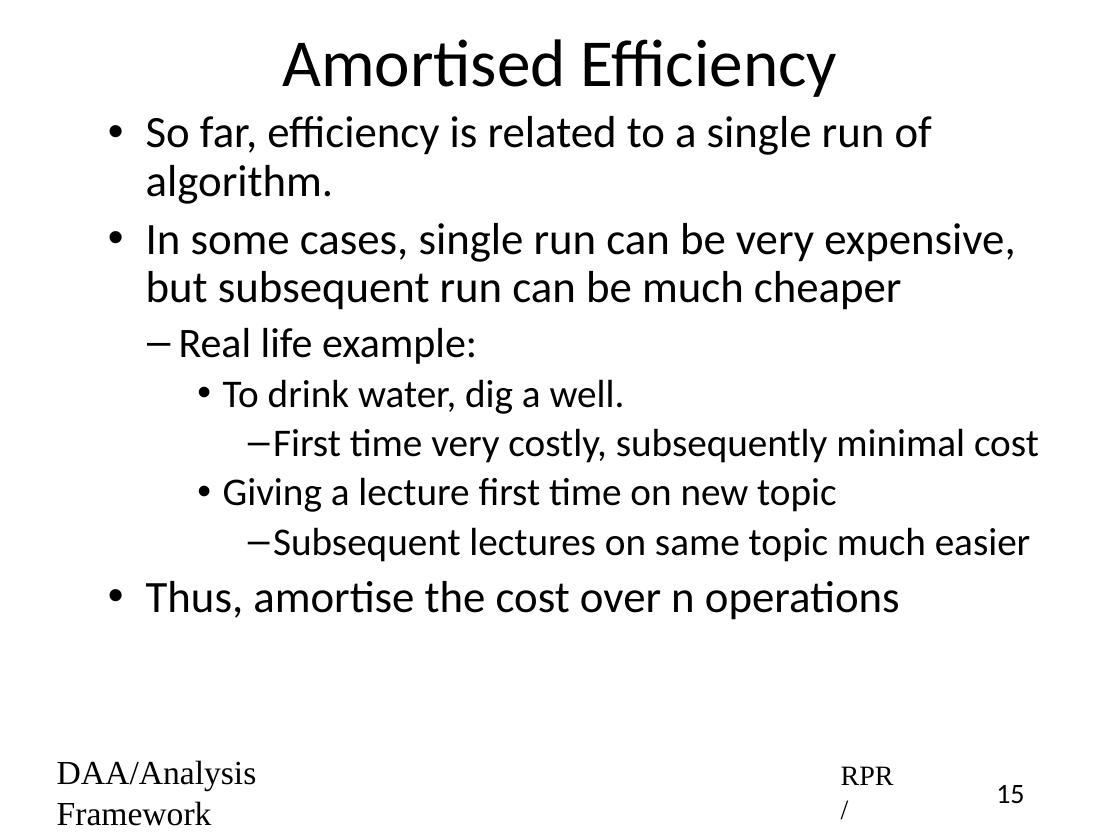
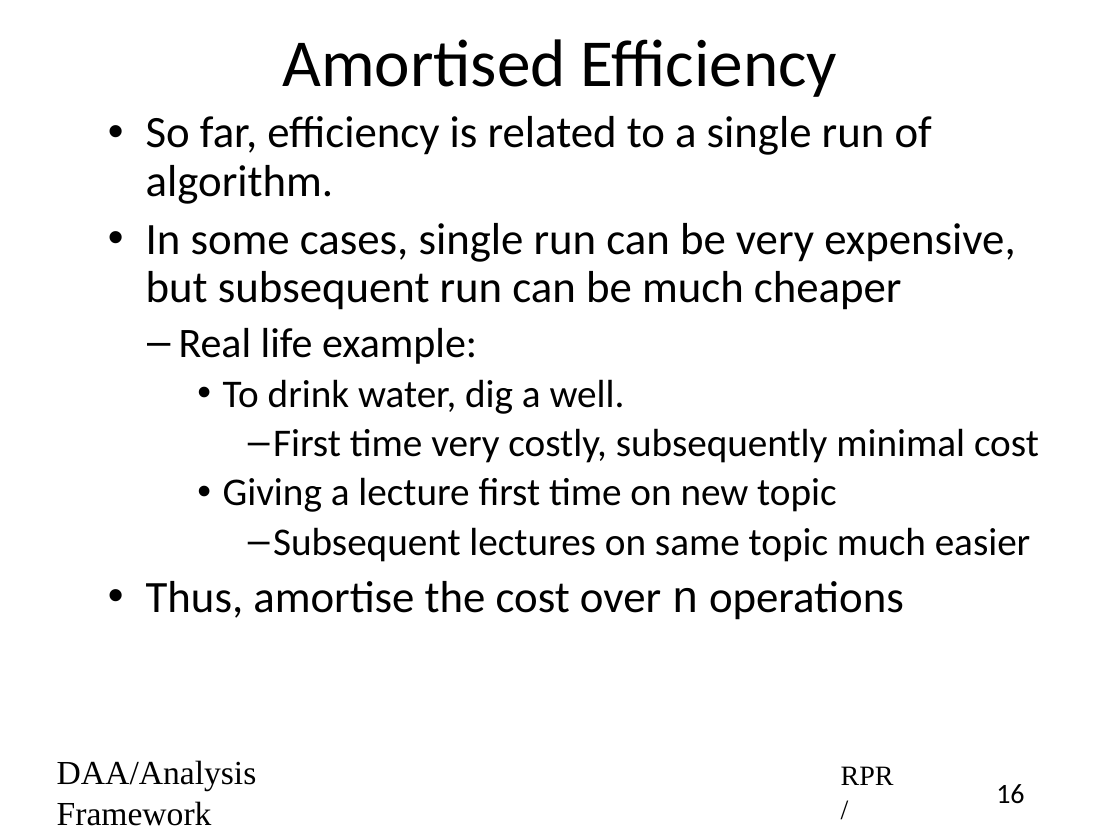
Before and after one commit to rprustagi/2019-17CS43-DAA, a slide deck: slide 16 of Slides-RPR/2019-H1-DAA-L05-Algo-Performance.pptx (slide 15 before the commit). Drawn at 1120x840 pixels with LibreOffice and Linux fonts; fonts in the diff are those of the drawing. Boxes give left, top, right and bottom in pixels: in the first picture for what was removed or moved away, otherwise in the second. Text is boxed around its words. In the diff, an @@ line names an element or a change of style, - is before the commit and + after.

```diff
--- a/Slides-RPR/2019-H1-DAA-L05-Algo-Performance.pptx
+++ b/Slides-RPR/2019-H1-DAA-L05-Algo-Performance.pptx
@@ text at box(146, 581, 904, 620): font Calibri to Courier New in "n" @@
@@ page number at box(996, 784, 1024, 804): text changed @@
-15
+16
```
Also in this commit, not shown: 2 other slides changed, 11 other files.
